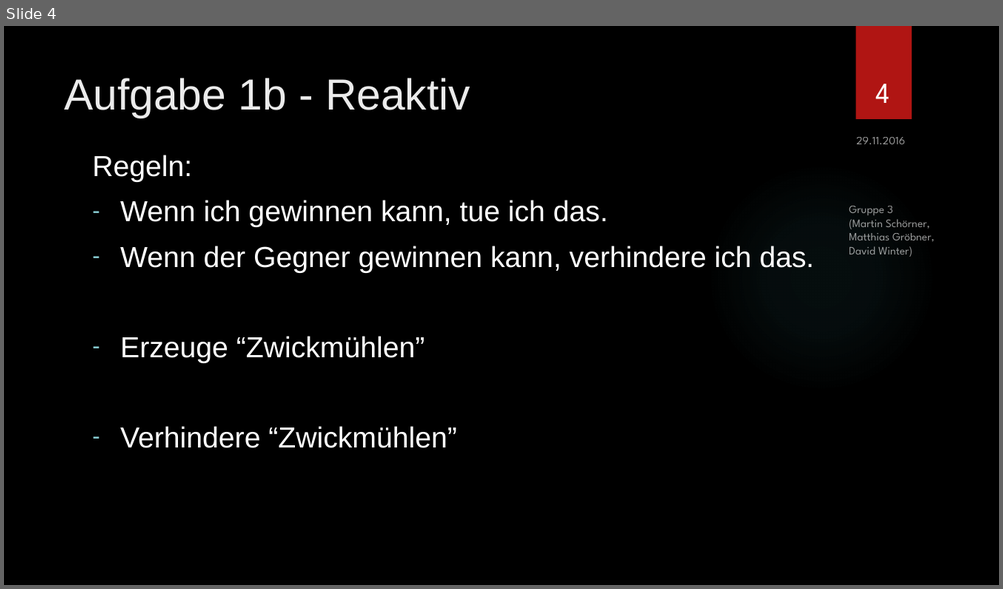
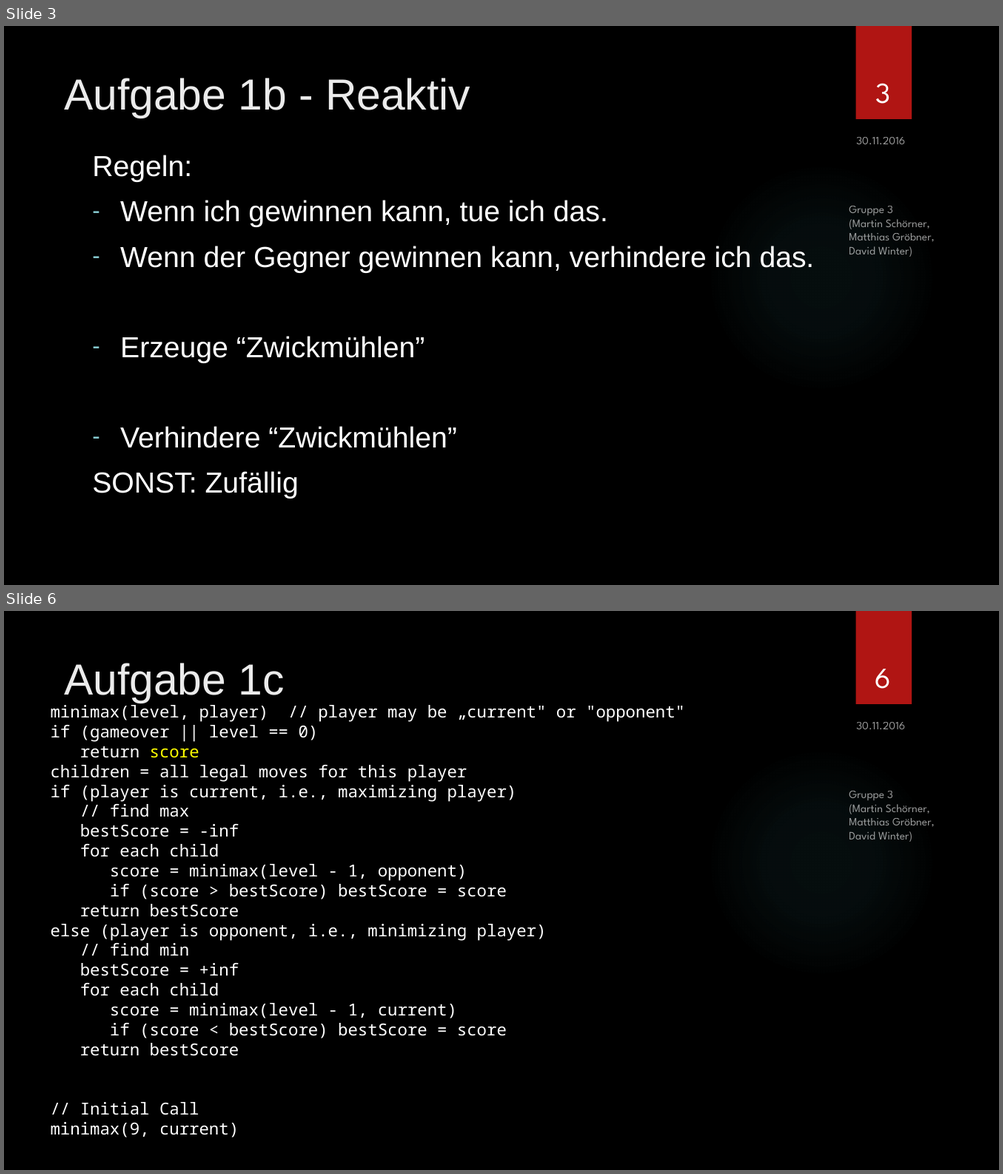
Before and after one commit to SOAS-Uni-Augsburg/ws16-17-group-03, a slide deck: Blatt-06/Präsentation.pptx. Shown one above the other, each under a label of ours: slide 4 before the commit, slides 3 and 6 after it; the slides between them are not shown. The pictures are 1003x589 and 1003x1174 pixels, drawn with LibreOffice and Linux fonts; fonts in the diff are those of the drawing; background and template pictures are left out. Boxes give left, top, right and bottom in pixels: in the first picture for what was removed or moved away, otherwise in the second. Text is boxed around its words. In the diff, an @@ line names an element or a change of style, - is before the commit and + after.

```diff
--- a/Blatt-06/Präsentation.pptx
+++ b/Blatt-06/Präsentation.pptx
@@ slide 6 added at bbox=[4, 611, 999, 1170], background picture (left out); not listed: 2 template elements that a slide beside it also shows @@
@@ title added at bbox=[64, 663, 284, 703], 42 pt, text #EBEBEB @@
+Aufgabe 1c
@@ page number added at bbox=[875, 669, 891, 689], 28 pt, text #FFFFFF @@
+6
@@ text added at bbox=[51, 703, 685, 1138], 16 pt, text #FFFFFF @@
+minimax(level, player) // player may be „current" or "opponent"
+if (gameover || level == 0)
+return score
+children = all legal moves for this player
+if (player is current, i.e., maximizing player)
+// find max
+bestScore = -inf
+for each child
+score = minimax(level - 1, opponent)
+if (score > bestScore) bestScore = score
+return bestScore
+else (player is opponent, i.e., minimizing player)
+// find min
+bestScore = +inf
+for each child
+score = minimax(level - 1, current)
+if (score < bestScore) bestScore = score
+return bestScore
+// Initial Call
+minimax(9, current)
@@ text added at bbox=[856, 722, 905, 729], 11 pt, text #FFFFFF at 60% opacity @@
+30.11.2016
@@ text added at bbox=[848, 791, 934, 842], 11 pt, text #FFFFFF at 60% opacity @@
+Gruppe 3
+(Martin Schörner,
+Matthias Gröbner,
+David Winter)
@@ what was slide 4 is now slide 3 @@
@@ slide 3 changed as well @@
@@ page number at bbox=[875, 83, 890, 104]: text changed @@
-4
+3
@@ text at bbox=[856, 137, 905, 144]: text changed @@
-29.11.2016
+30.11.2016
@@ text at bbox=[92, 471, 299, 499]: paragraph added @@
+SONST: Zufällig
```
Also in this commit, not shown: 5 other slides changed, 11 other slides added, 2 slides removed, 9 other files.
